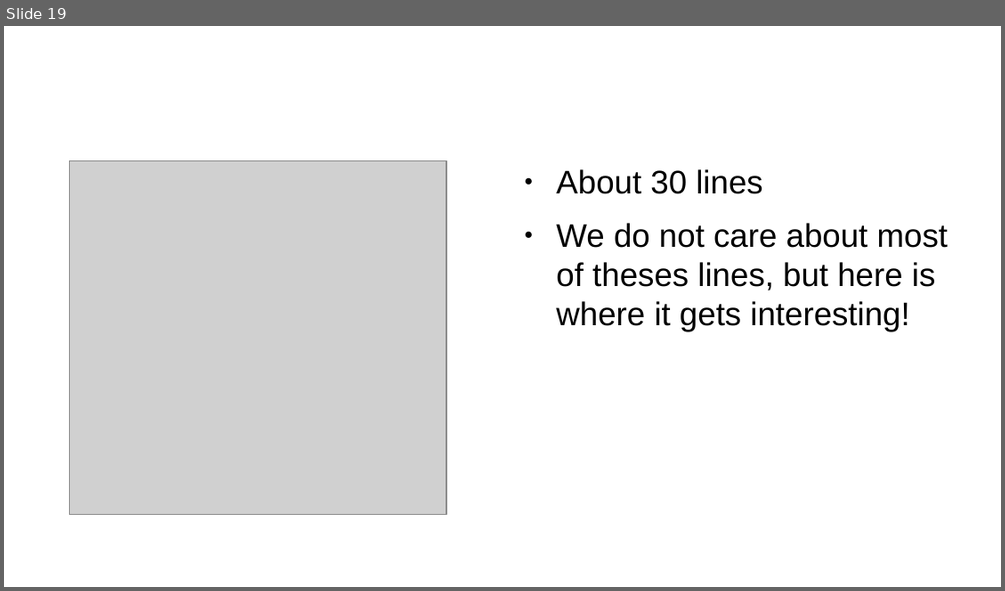
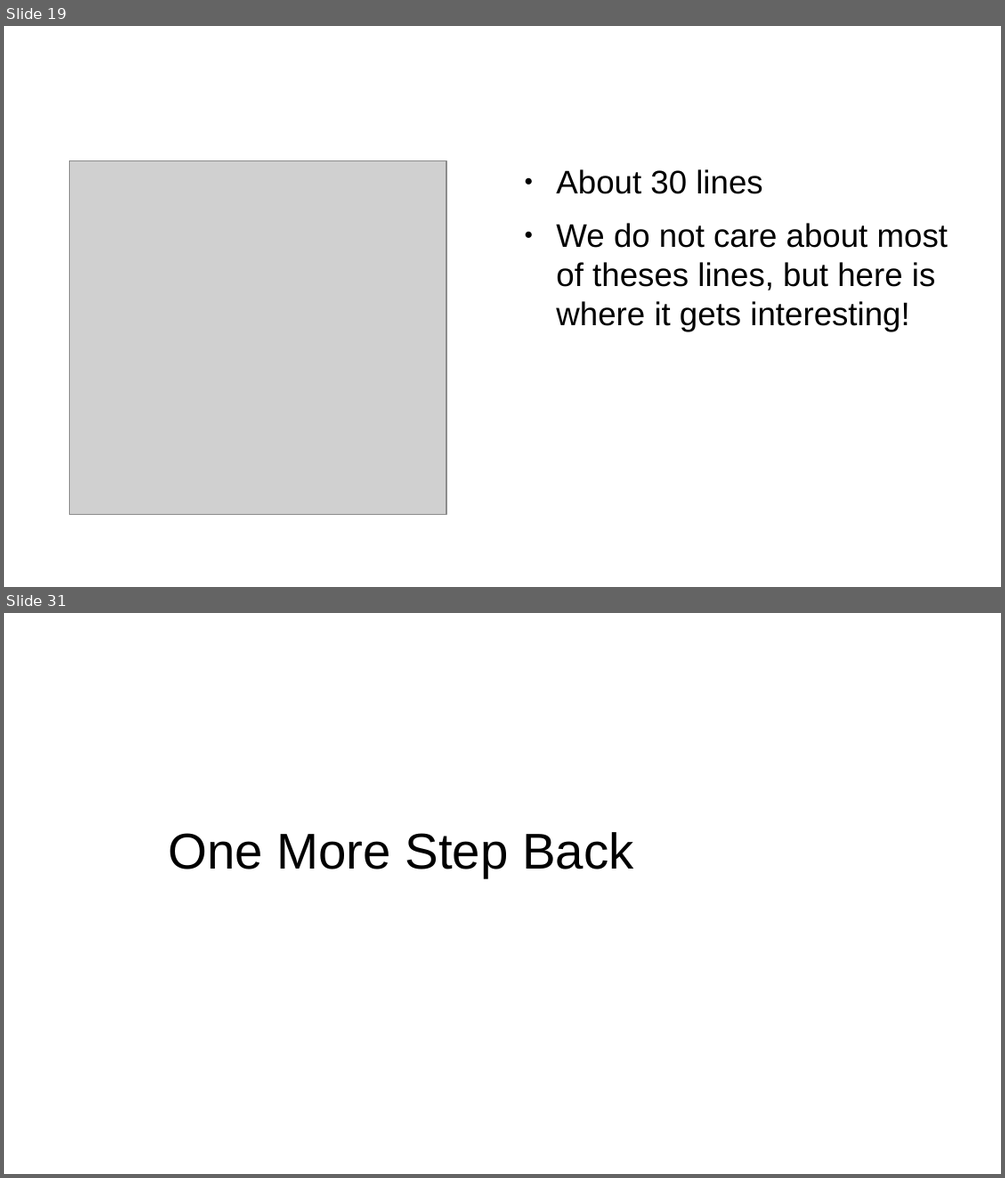
Before and after one commit to crazcalm/django-auto-generated-setup-talk, a slide deck: django_auto_generated_files_talk.odp. Shown one above the other, each under a label of ours: slide 19 before the commit, slides 19 and 31 after it; the slides between them are not shown. The pictures are 1005x591 and 1005x1178 pixels, drawn with LibreOffice and Linux fonts; fonts in the diff are those of the drawing; grey boxes stand for pictures; background and template pictures are left out. Boxes give left, top, right and bottom in pixels: in the first picture for what was removed or moved away, otherwise in the second. Text is boxed around its words. In the diff, an @@ line names an element or a change of style, - is before the commit and + after.

```diff
--- a/django_auto_generated_files_talk.odp
+++ b/django_auto_generated_files_talk.odp
@@ slide 31 added at <box>4,613,1001,1174</box>, background #FFFFFF @@
@@ subtitle added at <box>168,832,633,878</box>, 40 pt, text #000000 @@
+One More Step Back
```
Also in this commit, not shown: 1 slide changed, 17 other slides added, 10 other files.
